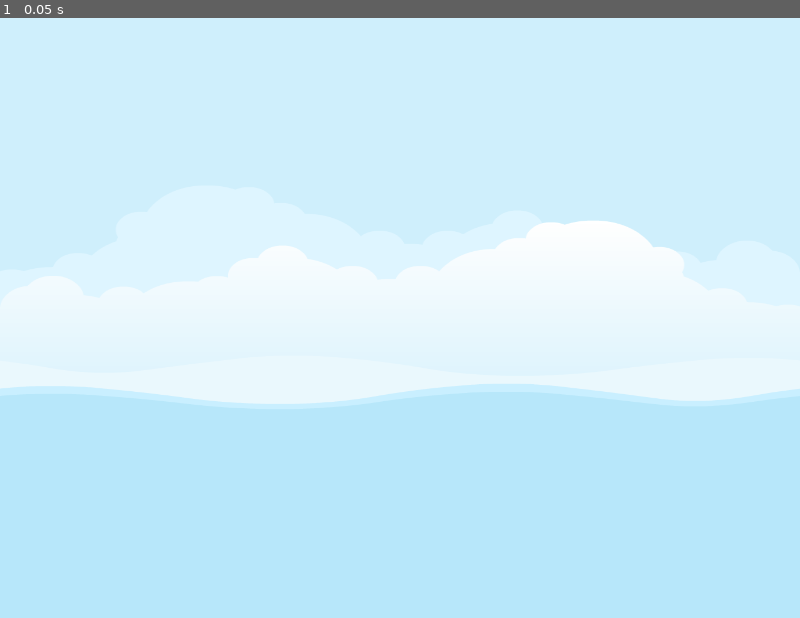
Above: before the commit, frame 1.
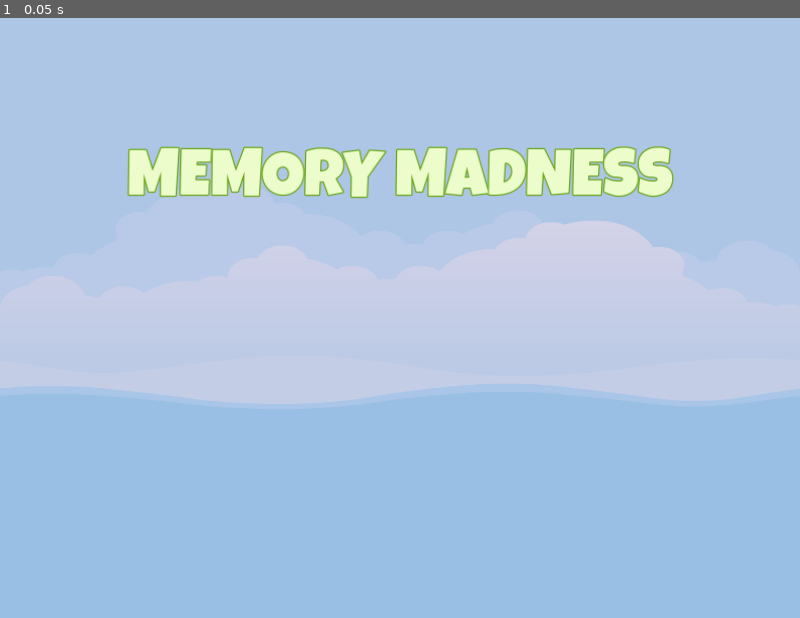
Above: after the commit, the same moment.

Repository: Babrakov/memory-madness
Game: Godot game, scene res://scenes/master/master.tscn
Two runs of this game, one before a commit and one after it. Both use one fixed random seed, a clock stepped at 60 frames per second and the inputs below.
Inputs:
- Up to frame 1 (0.05 s): no input

The runs differ from the first frame. In frame 1, 100% of the frame differs, in the area x 0-100%, y 0-100%.

Commit message:
Main Scene

Diff:
--- a/assets/assets/GM_32_Dark.tres
+++ /dev/null
@@ -1,11 +0,0 @@
-[gd_resource type="LabelSettings" load_steps=2 format=3 uid="uid://efdir2vdny11"]
-
-[ext_resource type="FontFile" uid="uid://dhgx473pdasy4" path="res://assets/fonts/gemunu-libre-v8-latin-700.ttf" id="1_2xvnl"]
-
-[resource]
-font = ExtResource("1_2xvnl")
-font_size = 32
-font_color = Color(0.129412, 0.129412, 0.129412, 1)
-outline_size = 1
-outline_color = Color(0, 0, 0, 0.670588)
-shadow_color = Color(0, 0, 0, 0.203922)
--- a/assets/assets/GM_32_White.tres
+++ /dev/null
@@ -1,11 +0,0 @@
-[gd_resource type="LabelSettings" load_steps=2 format=3 uid="uid://bb630qrhxr0ef"]
-
-[ext_resource type="FontFile" uid="uid://byc4s3lkbtpdu" path="res://assets/assets/fonts/gemunu-libre-v8-latin-700.ttf" id="1_u5flm"]
-
-[resource]
-font = ExtResource("1_u5flm")
-font_size = 32
-outline_size = 3
-outline_color = Color(0, 0, 0, 0.670588)
-shadow_size = 4
-shadow_color = Color(0, 0, 0, 0.203922)
--- a/assets/assets/LG_84_Green.tres
+++ /dev/null
@@ -1,10 +0,0 @@
-[gd_resource type="LabelSettings" load_steps=2 format=3 uid="uid://bb475bkqlpx44"]
-
-[ext_resource type="FontFile" uid="uid://dvedwflejrat8" path="res://assets/fonts/LuckiestGuy-Regular.ttf" id="1_rk2d8"]
-
-[resource]
-font = ExtResource("1_rk2d8")
-font_size = 84
-font_color = Color(0.92549, 0.988235, 0.796078, 1)
-outline_size = 6
-outline_color = Color(0.396078, 0.639216, 0.0509804, 1)
--- /dev/null
+++ b/scenes/main/main.tscn
@@ -0,0 +1,59 @@
+[gd_scene load_steps=2 format=3 uid="uid://d1r65lcb3pbld"]
+
+[ext_resource type="LabelSettings" uid="uid://bb475bkqlpx44" path="res://assets/LG_84_Green.tres" id="1_2465f"]
+
+[node name="Main" type="Control"]
+layout_mode = 3
+anchors_preset = 15
+anchor_right = 1.0
+anchor_bottom = 1.0
+grow_horizontal = 2
+grow_vertical = 2
+
+[node name="ColorRect" type="ColorRect" parent="."]
+layout_mode = 1
+anchors_preset = 15
+anchor_right = 1.0
+anchor_bottom = 1.0
+grow_horizontal = 2
+grow_vertical = 2
+color = Color(0.164706, 0.141176, 0.54902, 0.203922)
+
+[node name="VBoxContainer" type="VBoxContainer" parent="ColorRect"]
+layout_mode = 1
+anchors_preset = 15
+anchor_right = 1.0
+anchor_bottom = 1.0
+grow_horizontal = 2
+grow_vertical = 2
+
+[node name="Spacer4" type="Control" parent="ColorRect/VBoxContainer"]
+layout_mode = 2
+size_flags_vertical = 3
+
+[node name="Label" type="Label" parent="ColorRect/VBoxContainer"]
+layout_mode = 2
+text = "MEMORY MADNESS"
+label_settings = ExtResource("1_2465f")
+horizontal_alignment = 1
+vertical_alignment = 1
+
+[node name="Spacer3" type="Control" parent="ColorRect/VBoxContainer"]
+layout_mode = 2
+size_flags_vertical = 3
+
+[node name="HBoxLevels" type="HBoxContainer" parent="ColorRect/VBoxContainer"]
+layout_mode = 2
+size_flags_horizontal = 4
+
+[node name="Spacer2" type="Control" parent="ColorRect/VBoxContainer"]
+layout_mode = 2
+size_flags_vertical = 3
+
+[node name="HBoxSprites" type="HBoxContainer" parent="ColorRect/VBoxContainer"]
+layout_mode = 2
+size_flags_horizontal = 4
+
+[node name="Spacer" type="Control" parent="ColorRect/VBoxContainer"]
+layout_mode = 2
+size_flags_vertical = 3
--- a/scenes/master/master.tscn
+++ b/scenes/master/master.tscn
@@ -1,7 +1,8 @@
-[gd_scene load_steps=3 format=3 uid="uid://dkiexv5ixe4bp"]
+[gd_scene load_steps=4 format=3 uid="uid://dkiexv5ixe4bp"]
 
-[ext_resource type="Texture2D" uid="uid://641kwtycdm4x" path="res://assets/images/backgroundEmpty.png" id="1_6xcpb"]
+[ext_resource type="Texture2D" uid="uid://bpqa23g1hhnat" path="res://assets/images/backgroundEmpty.png" id="1_6xcpb"]
 [ext_resource type="Script" path="res://scenes/master/master.gd" id="1_b3xug"]
+[ext_resource type="PackedScene" uid="uid://d1r65lcb3pbld" path="res://scenes/main/main.tscn" id="3_6iubb"]
 
 [node name="Master" type="CanvasLayer"]
 script = ExtResource("1_b3xug")
@@ -14,3 +15,5 @@
 grow_vertical = 2
 texture = ExtResource("1_6xcpb")
 expand_mode = 1
+
+[node name="Main" parent="." instance=ExtResource("3_6iubb")]
Not shown: 1 places in assets/GM_32_Dark.tres that only renumber resources
Not shown: 1 places in assets/LG_84_Green.tres that only renumber resources
Binary file removed: assets/assets/fonts/LuckiestGuy-Regular.ttf
Not shown, removed: assets/assets/fonts/LuckiestGuy-Regular.ttf.import
Binary file removed: assets/assets/fonts/gemunu-libre-v8-latin-700.ttf
Not shown, removed: assets/assets/fonts/gemunu-libre-v8-latin-700.ttf.import
Binary file removed: assets/assets/frames/blue_frame.png
Not shown, removed: assets/assets/frames/blue_frame.png.import
Binary file removed: assets/assets/frames/green_frame.png
Not shown, removed: assets/assets/frames/green_frame.png.import
Binary file removed: assets/assets/frames/hidden_frame_blank.png
Not shown, removed: assets/assets/frames/hidden_frame_blank.png.import
(and 196 more such lines)
